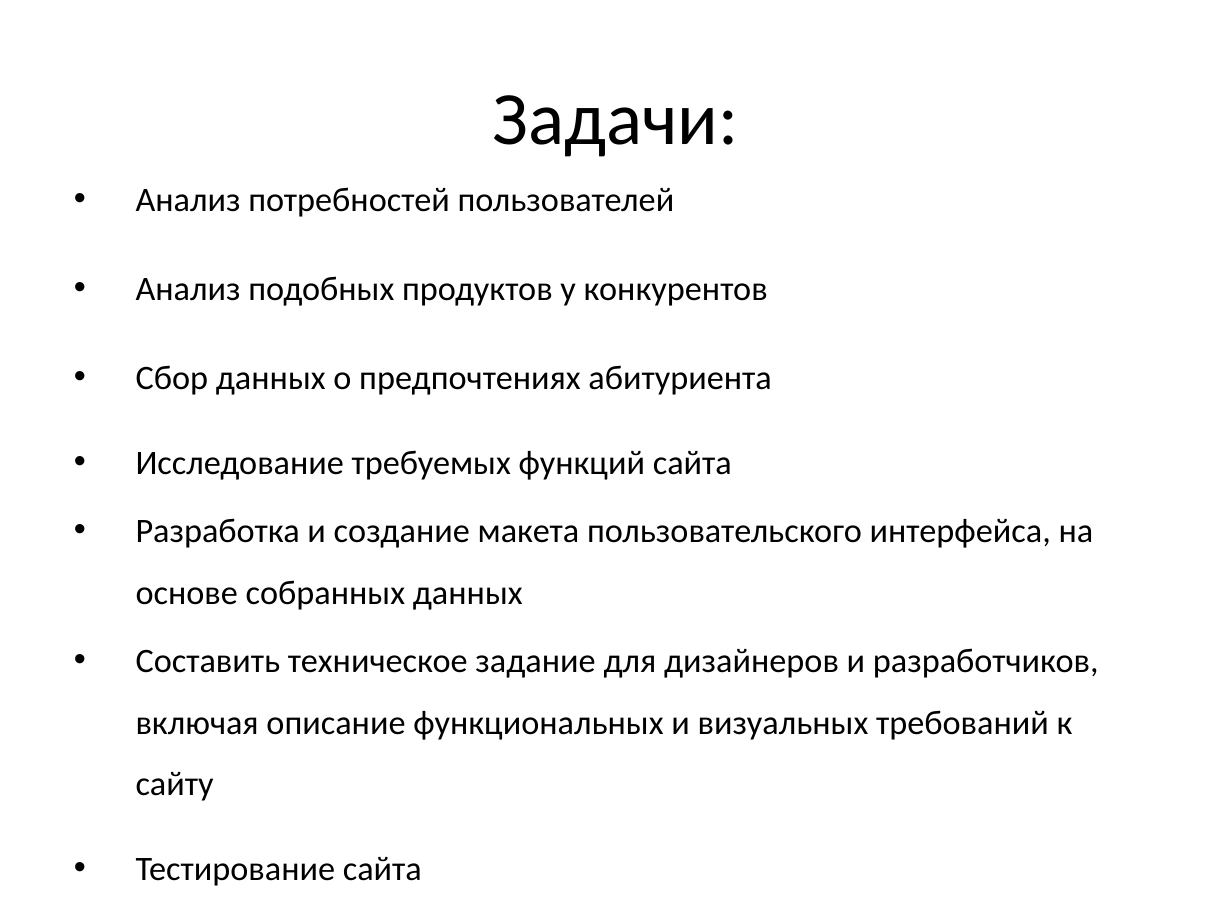
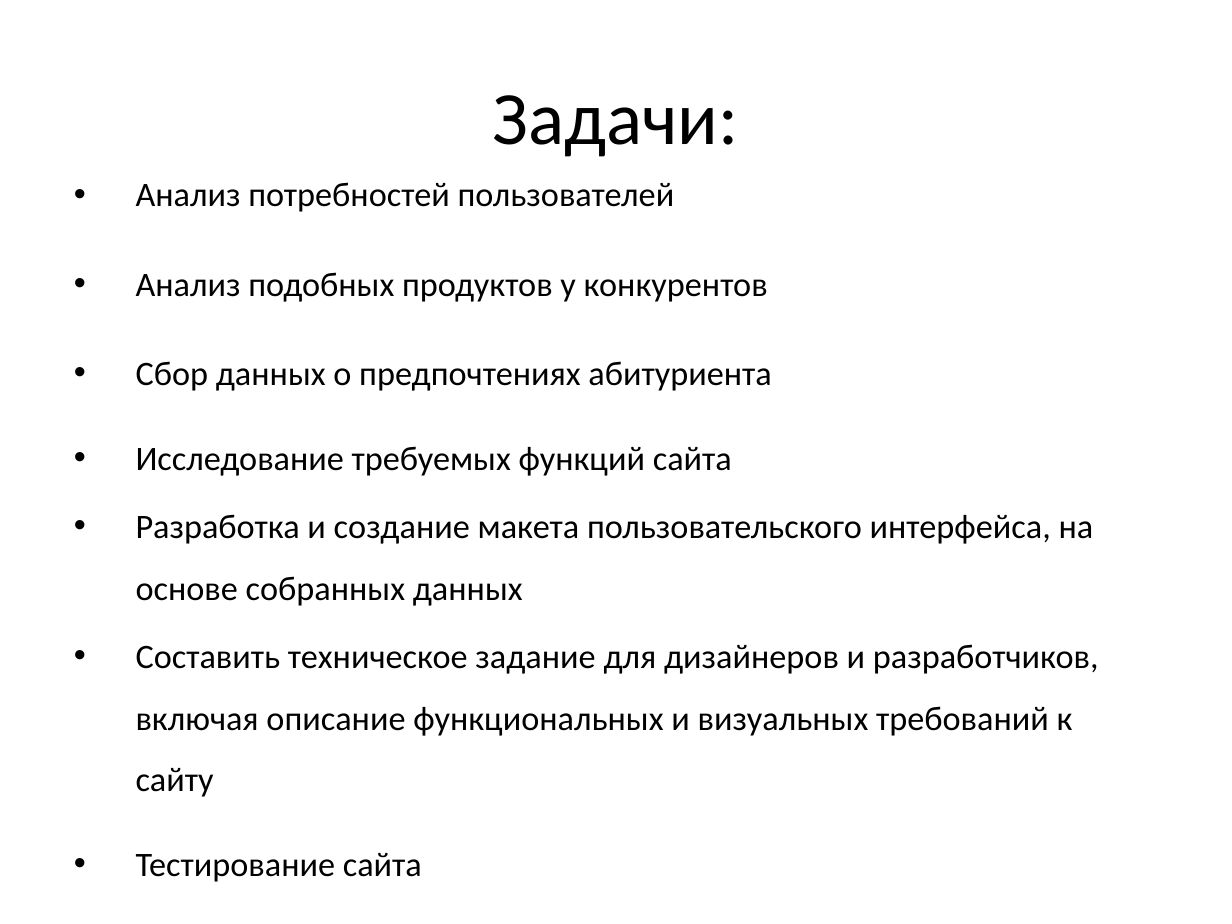
Before and after one commit to tiunov2008/web-navigator, a slide deck: slide 3 of project.pptx. Drawn at 1232x924 pixels with LibreOffice and Linux fonts; fonts in the diff are those of the drawing. Boxes give left, top, right and bottom in pixels: in the first picture for what was removed or moved away, otherwise in the second. Text is boxed around its words. In the diff, an @@ line names an element or a change of style, - is before the commit and + after.

```diff
--- a/project.pptx
+++ b/project.pptx
@@ text "Анализ потребностей пользователей" at (x1=136, y1=182, x2=1099, y2=797): line spacing 1 to 0.9; less space between paragraphs @@
```
Also in this commit, not shown: 5 other slides changed, 1 slide added, 2 other files.
